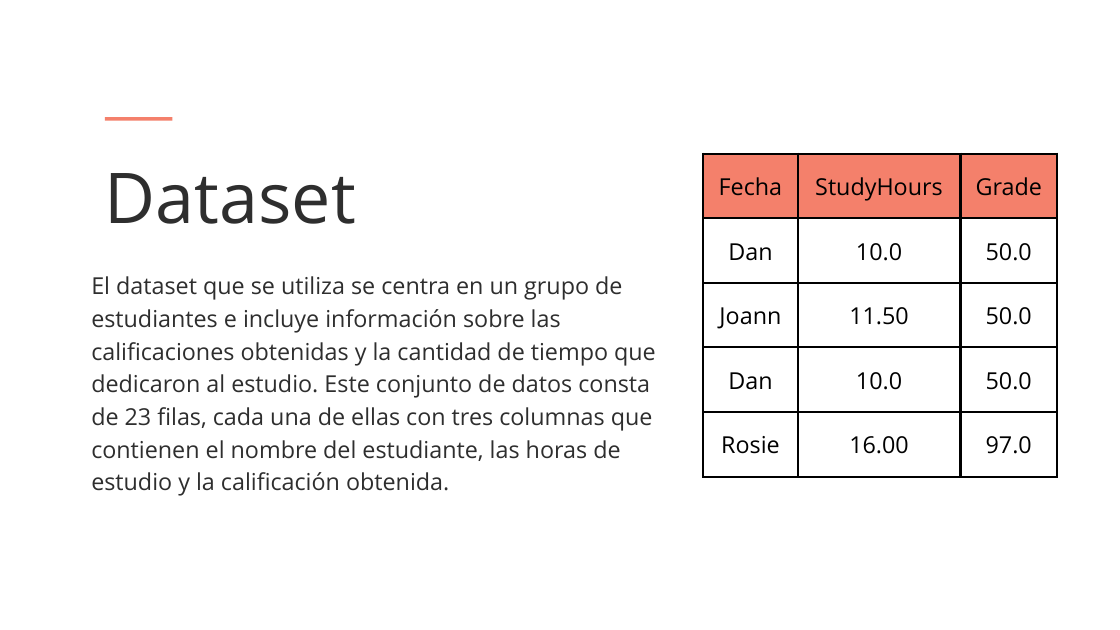
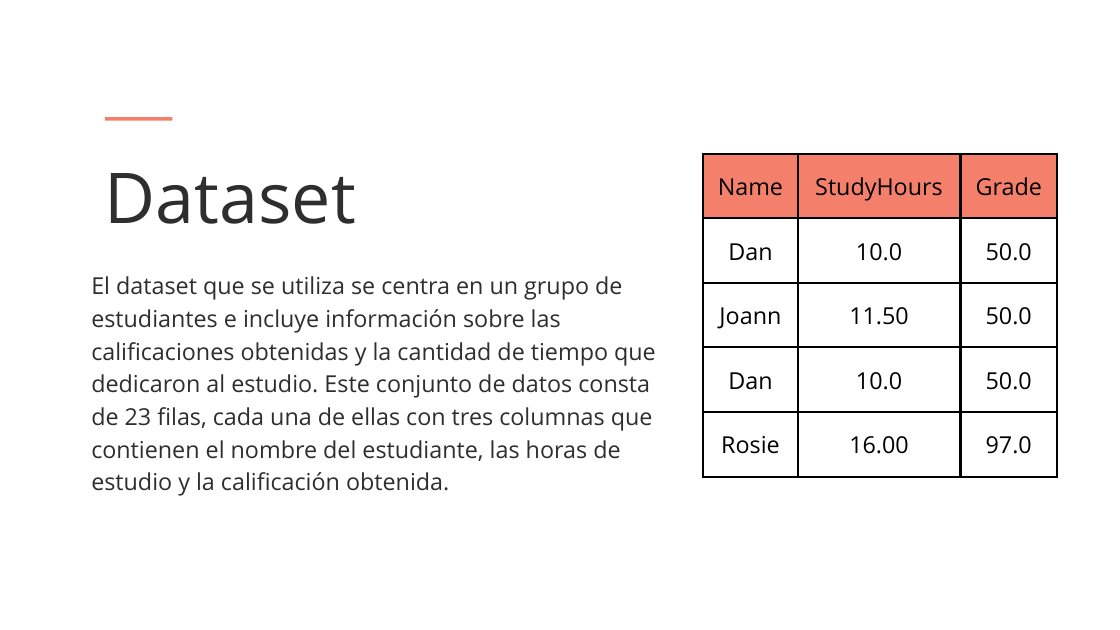
Before and after one commit to Lara-Mario2000/Banregio-PruebaTecnica, a slide deck: slide 4 of Presentacion Banregio.pptx. Drawn at 1120x630 pixels with LibreOffice and Linux fonts; fonts in the diff are those of the drawing. Boxes give left, top, right and bottom in pixels: in the first picture for what was removed or moved away, otherwise in the second. Text is boxed around its words. In the diff, an @@ line names an element or a change of style, - is before the commit and + after.

```diff
--- a/Presentacion Banregio.pptx
+++ b/Presentacion Banregio.pptx
@@ table at [703,153,1057,477] @@
-row 1, column 1: Fecha
+row 1, column 1: Name
```
Also in this commit, not shown: 5 other slides changed, 1 other file.
